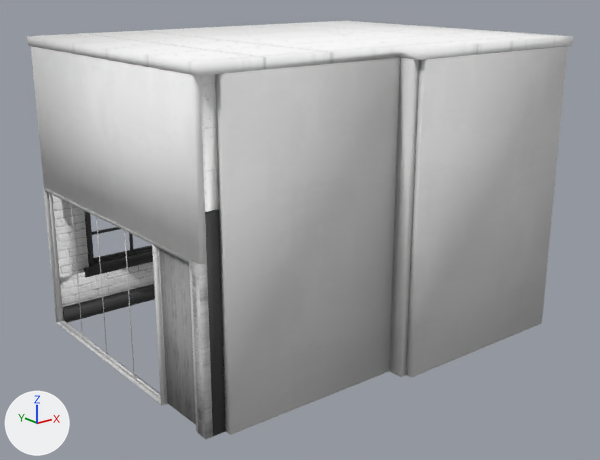
An edit to the OBJ model public/assets/RoomStructure.obj, drawn before and after from the same camera.
Both versions are drawn from a 50 mm lens placed at (-835.0, -1093.0, 587.0), pointed at (13.0, -32.0, 162.0). The lights are fixed; the arrows at lower left show +X, +Y and +Z. Where no turn or scale is listed for an object, it has been applied to the vertices. Vertices at the same position are counted once.

The first picture shows 'RoomStructure'.
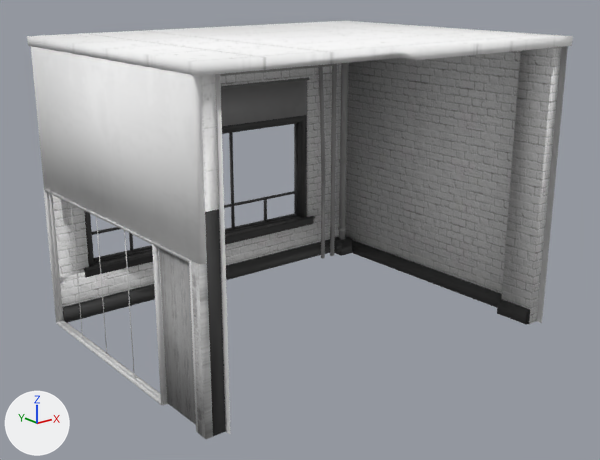
The change, as a diff of the scene's bpy script:
```diff
--- a/public/assets/RoomStructure.obj.py
+++ b/public/assets/RoomStructure.obj.py
@@ me_roomstructure @@
 # used by ob_roomstructure; location = (0.0, 0.0, 0.0)
-me_roomstructure.from_pydata(...)  # 2896 vertices, 5454 faces; spans x -320.0..368.0, y -294.0..271.0, z -15.0..484.0
+me_roomstructure.from_pydata(...)  # 2852 vertices, 5336 faces; spans x -320.0..368.0, y -294.0..271.0, z -15.0..484.0
+# me_roomstructure part 1
+# 44 vertices are removed from x 13.0..28.0, y -294.0..-241.0, z -15.0..13.0
+# 118 faces are deleted
 me_roomstructure.materials.append(mat_lambert8sg)
```

What differs and where, as boxes (x1, y1, x2, y2) in the pictures (600 x 460 px):
part 1 of me_roomstructure, deleted
    before: (220, 46, 568, 435)
